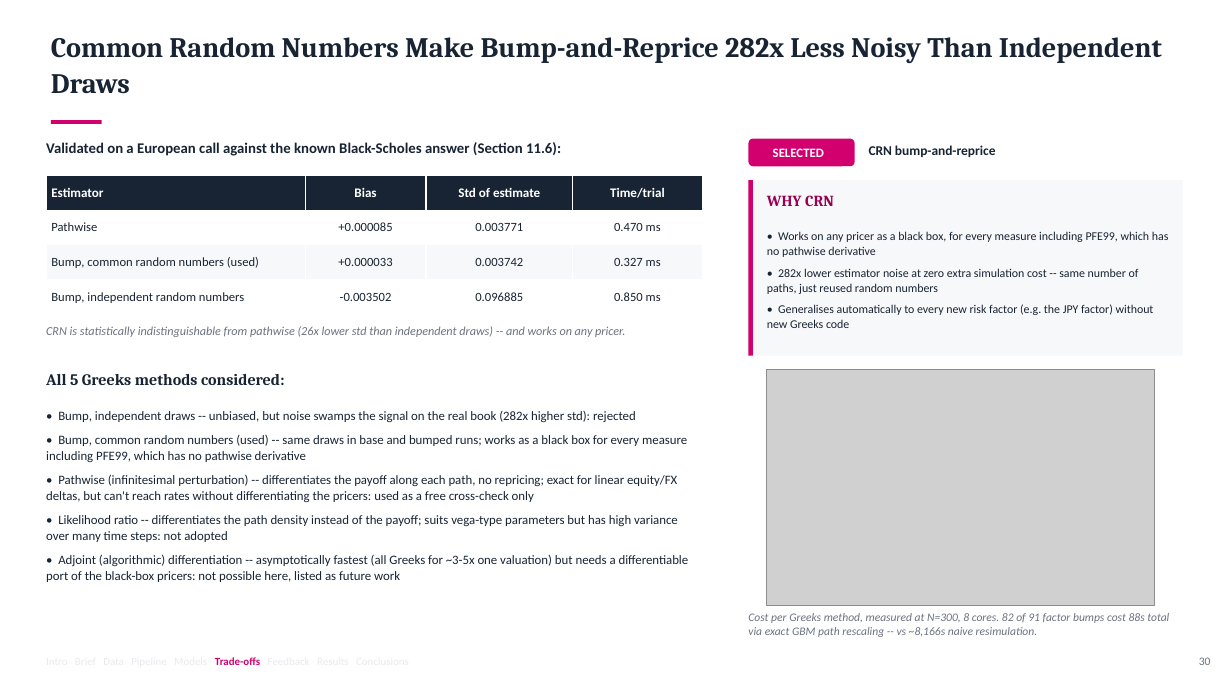
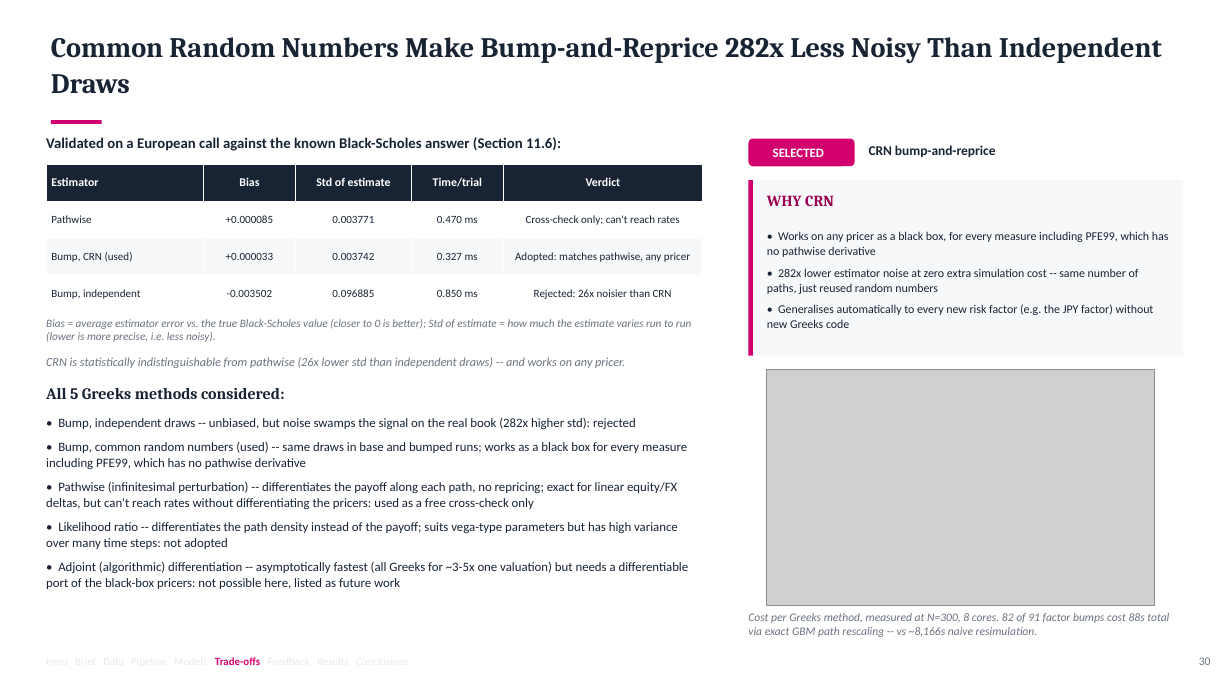
Before and after one commit to eshapandya24/capitolis-risk-engine, a slide deck: slide 30 of docs/Capitolis_CCR_Client_Final_Presentation.pptx. Drawn at 1232x693 pixels with LibreOffice and Linux fonts; fonts in the diff are those of the drawing; grey boxes stand for pictures. Boxes give left, top, right and bottom in pixels: in the first picture for what was removed or moved away, otherwise in the second. Text is boxed around its words. In the diff, an @@ line names an element or a change of style, - is before the commit and + after.

```diff
--- a/docs/Capitolis_CCR_Client_Final_Presentation.pptx
+++ b/docs/Capitolis_CCR_Client_Final_Presentation.pptx
@@ text "Validated on a European call ...": place and size @@
-text "Validated on a European call ..." at [46, 142, 561, 156]
+text "Validated on a European call ..." at [46, 137, 561, 151]
@@ table at [46, 165, 702, 312] @@
-column 1, row 3: Bump, common random numbers (used)
+column 1, row 3: Bump, CRN (used)
-column 1, row 4: Bump, independent random numbers
+column 1, row 4: Bump, independent
+column 5: Verdict | Cross-check only; can't reach rates | Adopted: matches pathwise, any pricer | Rejected: 26x noisier than CRN
@@ table: place and size @@
-table at [46, 176, 702, 314]
+table at [46, 165, 702, 312]
@@ text added at [46, 319, 691, 342], 8.8 pt, text #6B7280, italic @@
+Bias = average estimator error vs. the true Black-Scholes value (closer to 0 is better); Std of estimate = how much the estimate varies run to run (lower is more precise, i.e. less noisy).
@@ text "CRN is statistically indistinguishable from ...": place and size @@
-text "CRN is statistically indistinguishable from ..." at [46, 326, 625, 337]
+text "CRN is statistically indistinguishable from ..." at [46, 357, 625, 368]
@@ text "All 5 Greeks methods considered:": place and size @@
-text "All 5 Greeks methods considered:" at [46, 374, 284, 385]
+text "All 5 Greeks methods considered:" at [46, 388, 284, 399]
@@ text "• Bump, independent draws -- ...": place and size @@
-text "• Bump, independent draws -- ..." at [46, 411, 689, 582]
+text "• Bump, independent draws -- ..." at [46, 418, 689, 589]
```
Also in this commit, not shown: 1 other slide changed, 1 other file.
